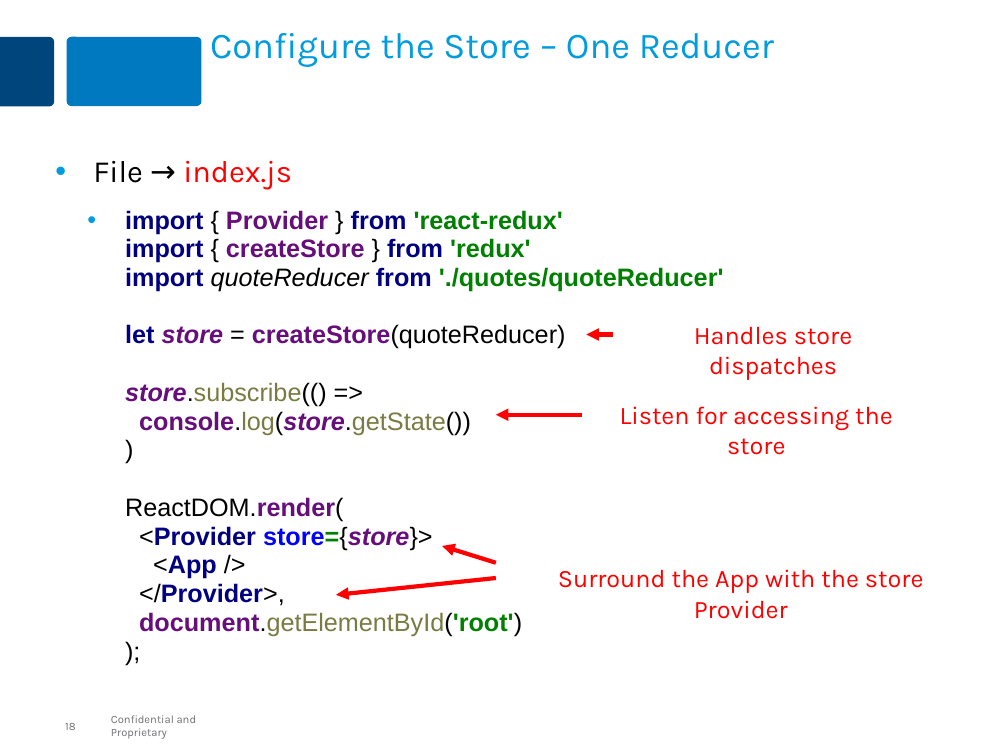
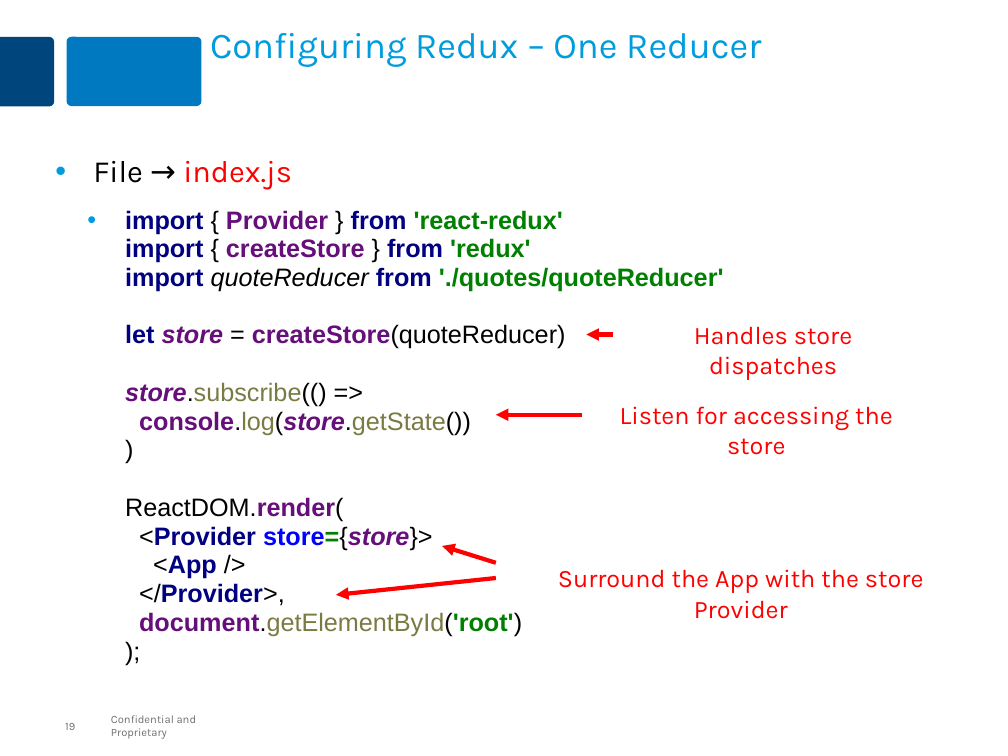
Before and after one commit to MaxMillington/react_practice, a slide deck: slide 19 of lesson-react-40-redux/react-redux.pptx (slide 18 before the commit). Drawn at 1008x756 pixels with LibreOffice and Linux fonts; fonts in the diff are those of the drawing. Boxes give left, top, right and bottom in pixels: in the first picture for what was removed or moved away, otherwise in the second. Text is boxed around its words. In the diff, an @@ line names an element or a change of style, - is before the commit and + after.

```diff
--- a/lesson-react-40-redux/react-redux.pptx
+++ b/lesson-react-40-redux/react-redux.pptx
@@ title at (210, 33, 761, 67): text changed @@
-Configure the Store – One Reducer
+Configuring Redux – One Reducer
```
Also in this commit, not shown: 1 other slide changed, 1 slide added, 4 other files.
